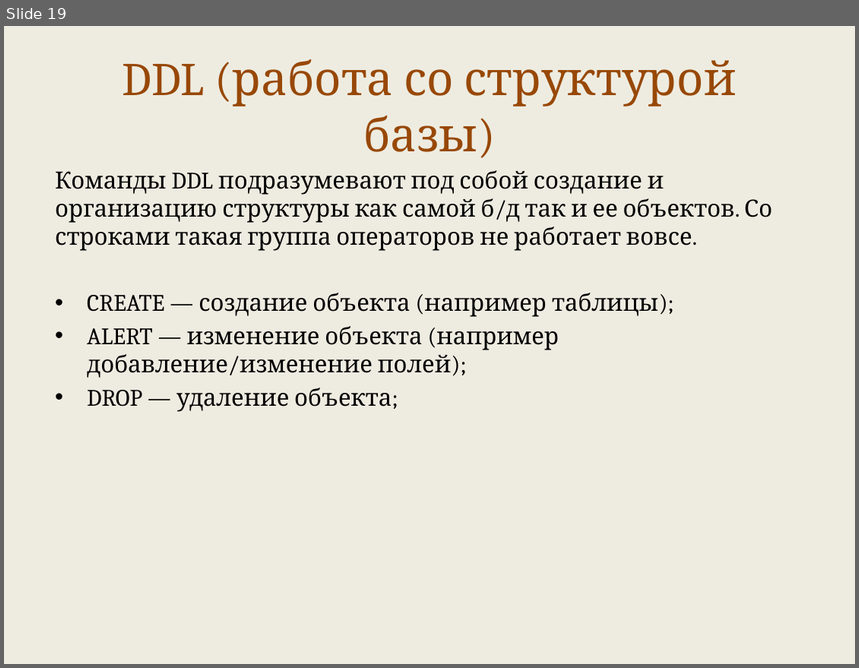
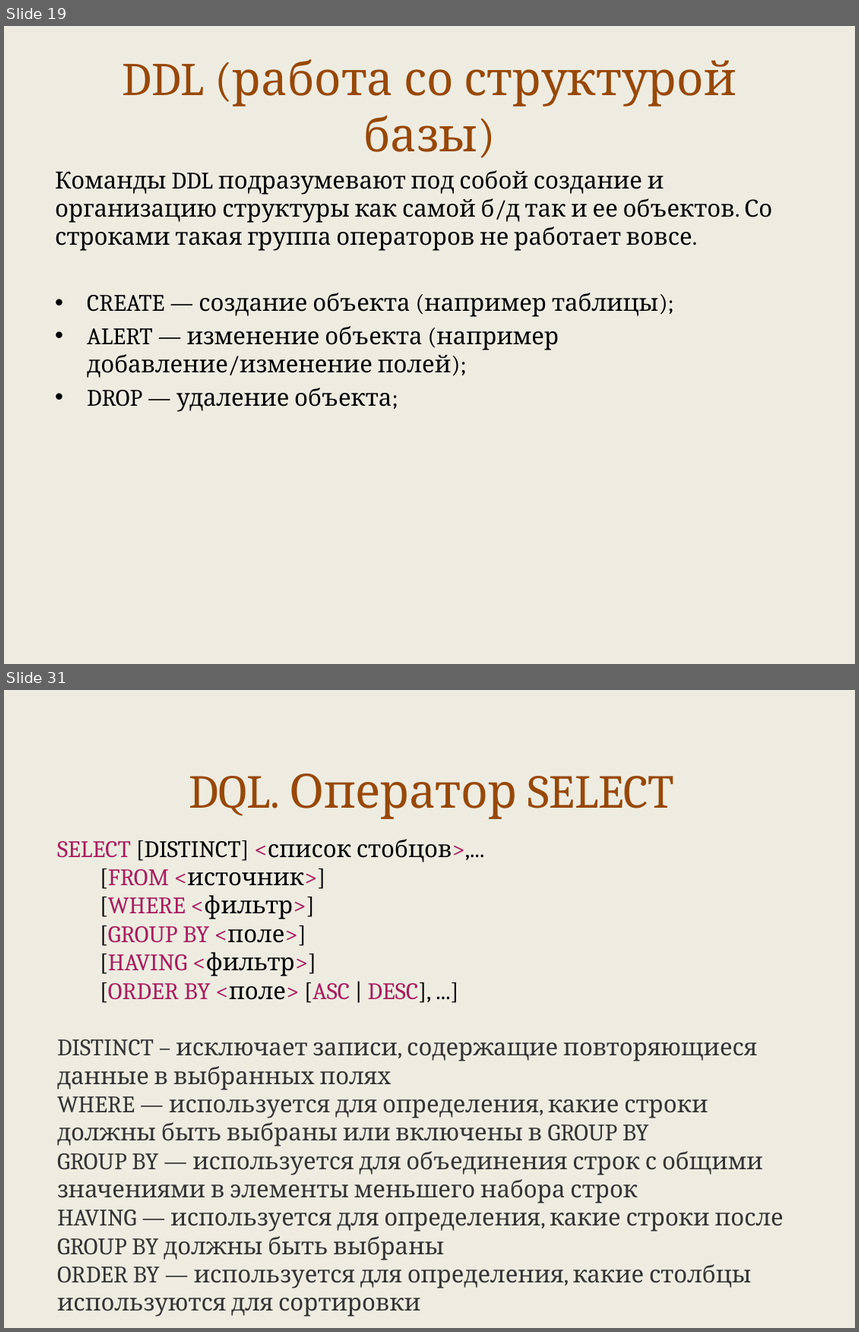
Before and after one commit to maxchv/LearnPython, a slide deck: week12/sql.pptx. Shown one above the other, each under a label of ours: slide 19 before the commit, slides 19 and 31 after it; the slides between them are not shown. The pictures are 859x668 and 859x1332 pixels, drawn with LibreOffice and Linux fonts; fonts in the diff are those of the drawing. Boxes give left, top, right and bottom in pixels: in the first picture for what was removed or moved away, otherwise in the second. Text is boxed around its words. In the diff, an @@ line names an element or a change of style, - is before the commit and + after.

```diff
--- a/week12/sql.pptx
+++ b/week12/sql.pptx
@@ slide 31 added at [4, 690, 855, 1328], background #EEECE1 @@
@@ text added at [189, 774, 674, 819], 40 pt, text #984807 @@
+DQL. Оператор SELECT
@@ text added at [57, 839, 784, 1317], 20 pt, text #333333 @@
+SELECT [DISTINCT] <список стобцов>,...
+[FROM <источник>]
+[WHERE <фильтр>]
+[GROUP BY <поле>]
+[HAVING <фильтр>]
+[ORDER BY <поле> [ASC | DESC], ...]
+DISTINCT – исключает записи, содержащие повторяющиеся данные в выбранных полях
+WHERE — используется для определения, какие строки должны быть выбраны или включены в GROUP BY
+GROUP BY — используется для объединения строк с общими значениями в элементы меньшего набора строк
+HAVING — используется для определения, какие строки после GROUP BY должны быть выбраны
+ORDER BY — используется для определения, какие столбцы используются для сортировки
```
Also in this commit, not shown: 1 slide changed, 16 other slides added, 1 slide removed, 8 other files.
